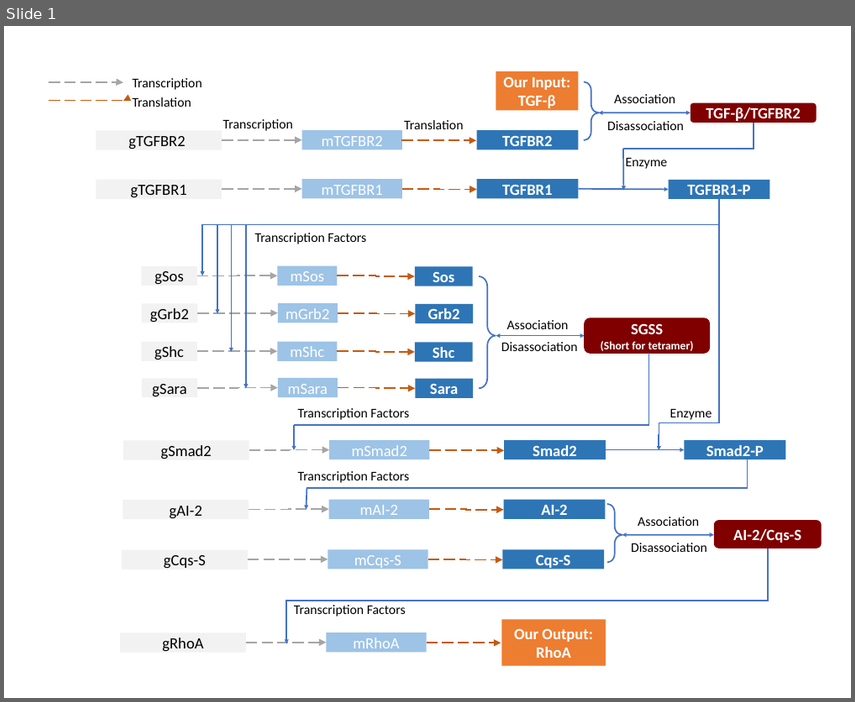
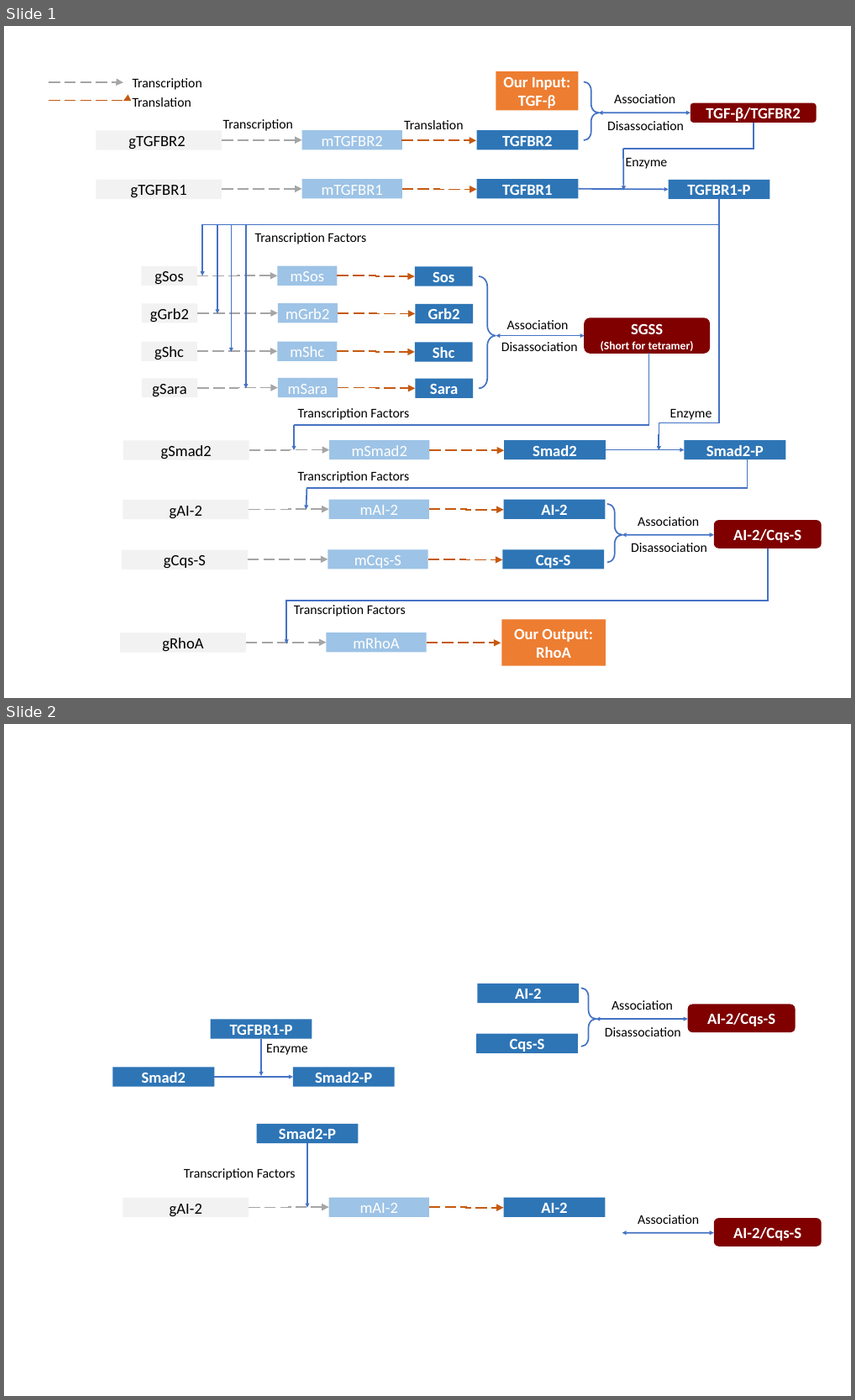
Before and after one commit to handsome12138/IGEM_WINTER_PROJECT, a slide deck: model/PathwayFigure.pptx. Shown one above the other, each under a label of ours: slide 1 before the commit, slides 1 and 2 after it. The pictures are 855x702 and 855x1400 pixels, drawn with LibreOffice and Linux fonts; fonts in the diff are those of the drawing. Boxes give left, top, right and bottom in pixels: in the first picture for what was removed or moved away, otherwise in the second. Text is boxed around its words. In the diff, an @@ line names an element or a change of style, - is before the commit and + after.

```diff
--- a/model/PathwayFigure.pptx
+++ b/model/PathwayFigure.pptx
@@ slide 2 added at bbox=[4, 724, 851, 1396], background #FFFFFF @@
@@ rectangle added at bbox=[477, 984, 579, 1003], fill #2E75B6, 33 pt, text #FFFFFF, bold @@
+AI-2
@@ right brace added at bbox=[581, 988, 595, 1047], outline #4472C4 3 pt @@
@@ text added at bbox=[611, 1000, 673, 1010], 28 pt, text #000000 @@
+Association
@@ rectangle added at bbox=[211, 1020, 312, 1039], fill #2E75B6, 33 pt, text #FFFFFF, bold @@
+TGFBR1-P
@@ double arrow added from (595, 1019) to (688, 1019), #4472C4 3 pt @@
@@ rounded rectangle added at bbox=[688, 1005, 795, 1032], fill #800000, 33 pt, text #FFFFFF, bold @@
+AI-2/Cqs-S
@@ arrow added from (261, 1039) to (261, 1076), #4472C4 3 pt @@
@@ text added at bbox=[266, 1044, 308, 1055], 28 pt, text #000000 @@
+Enzyme
@@ rectangle added at bbox=[476, 1034, 578, 1053], fill #2E75B6, 33 pt, text #FFFFFF, bold @@
+Cqs-S
@@ text added at bbox=[605, 1027, 681, 1036], 28 pt, text #000000 @@
+Disassociation
@@ rectangle added at bbox=[113, 1067, 214, 1087], fill #2E75B6, 33 pt, text #FFFFFF, bold @@
+Smad2
@@ rectangle added at bbox=[293, 1067, 395, 1087], fill #2E75B6, 33 pt, text #FFFFFF, bold @@
+Smad2-P
@@ arrow added from (214, 1077) to (293, 1077), #4472C4 3 pt @@
@@ rectangle added at bbox=[257, 1124, 358, 1143], fill #2E75B6, 33 pt, text #FFFFFF, bold @@
+Smad2-P
@@ arrow added from (307, 1143) to (307, 1208), #4472C4 3 pt @@
@@ text added at bbox=[184, 1168, 295, 1180], 28 pt, text #000000 @@
+Transcription Factors
@@ rectangle added at bbox=[122, 1198, 248, 1217], fill #F2F2F2, 33 pt, text #000000 @@
+gAI-2
@@ rectangle added at bbox=[329, 1198, 429, 1217], fill #9DC3E6, 33 pt, text #FFFFFF @@
+mAI-2
@@ rectangle added at bbox=[504, 1198, 605, 1217], fill #2E75B6, 33 pt, text #FFFFFF, bold @@
+AI-2
@@ elbow arrow added from (248, 1208) to (329, 1207), #A5A5A5 3 pt dashed @@
@@ elbow arrow added from (429, 1207) to (504, 1208), #C55A11 3 pt dashed @@
@@ text added at bbox=[637, 1215, 699, 1224], 28 pt, text #000000 @@
+Association
@@ rounded rectangle added at bbox=[714, 1218, 821, 1246], fill #800000, 33 pt, text #FFFFFF, bold @@
+AI-2/Cqs-S
@@ double arrow added from (622, 1233) to (714, 1233), #4472C4 3 pt @@
```
Also in this commit, not shown: 4 other files.
